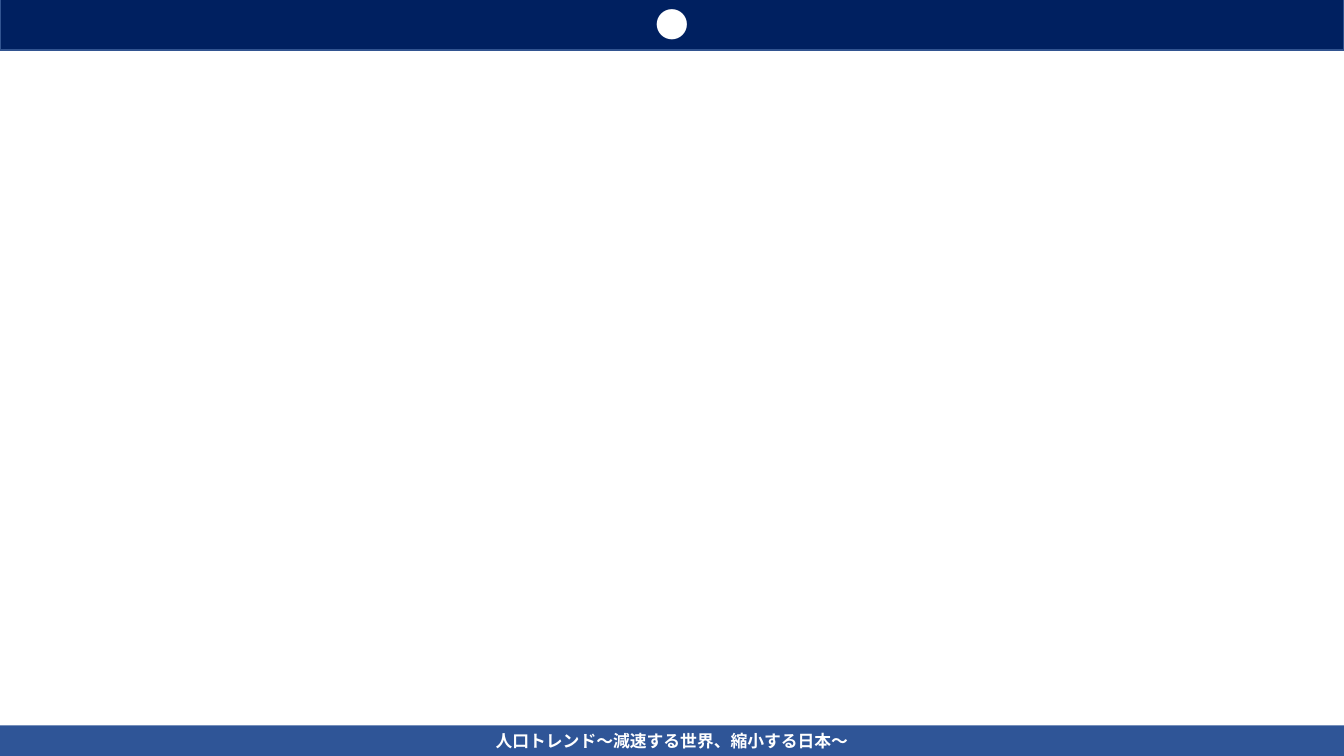
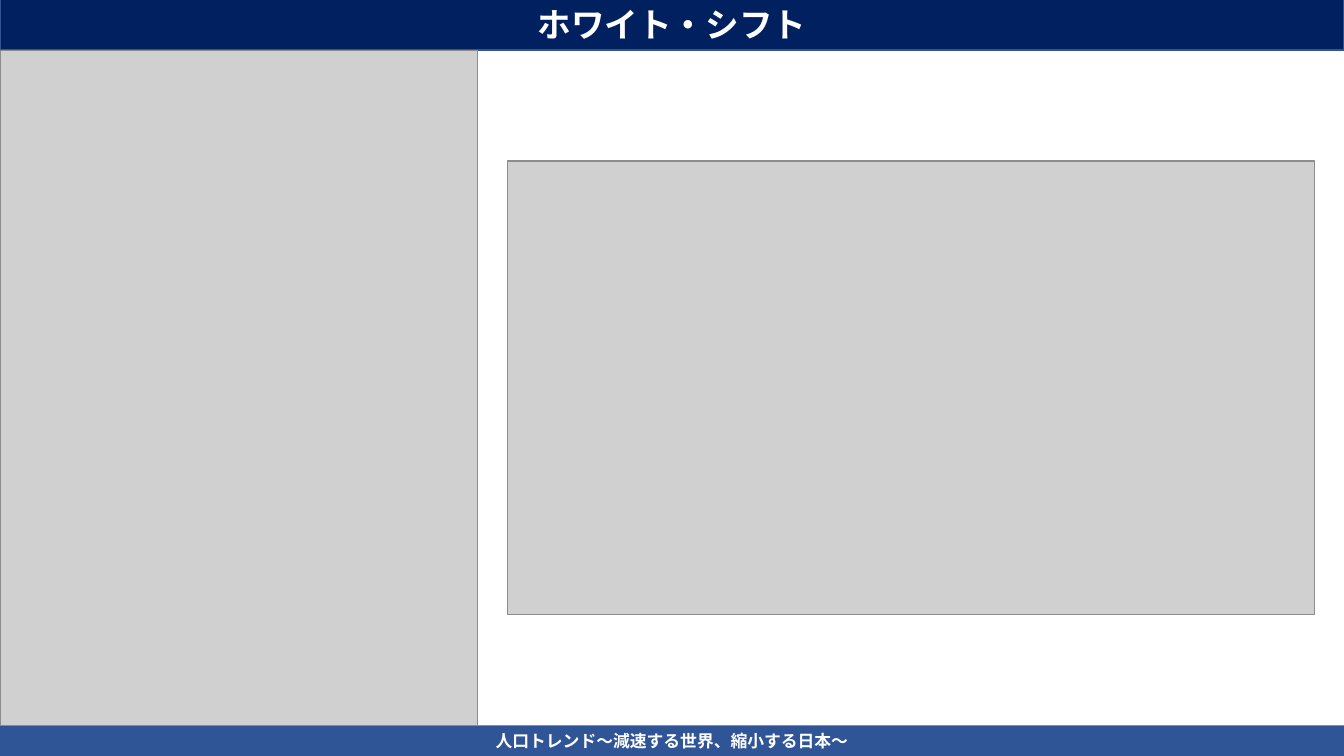
Before and after one commit to abe3yutaka/population-reduction, a slide deck: slide 17 of Work-X勉強会_人口トレンド_追加資料.pptx. Drawn at 1344x756 pixels with LibreOffice and Linux fonts; fonts in the diff are those of the drawing; grey boxes stand for pictures. Boxes give left, top, right and bottom in pixels: in the first picture for what was removed or moved away, otherwise in the second. Text is boxed around its words. In the diff, an @@ line names an element or a change of style, - is before the commit and + after.

```diff
--- a/Work-X勉強会_人口トレンド_追加資料.pptx
+++ b/Work-X勉強会_人口トレンド_追加資料.pptx
@@ text in rectangle at [538,10,807,39]: text changed @@
-●
+ホワイト・シフト
@@ picture added at [0,50,478,726] @@
@@ picture added at [508,161,1315,615] @@
```
Also in this commit, not shown: 3 other slides changed, 1 slide added.
